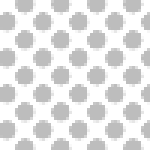
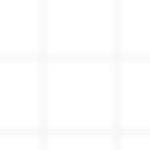
Before/after of a 150 x 150 layered artwork. What changed in the layer stack:
pixels changed over [0, 0, 150, 150] (layer not identified)
